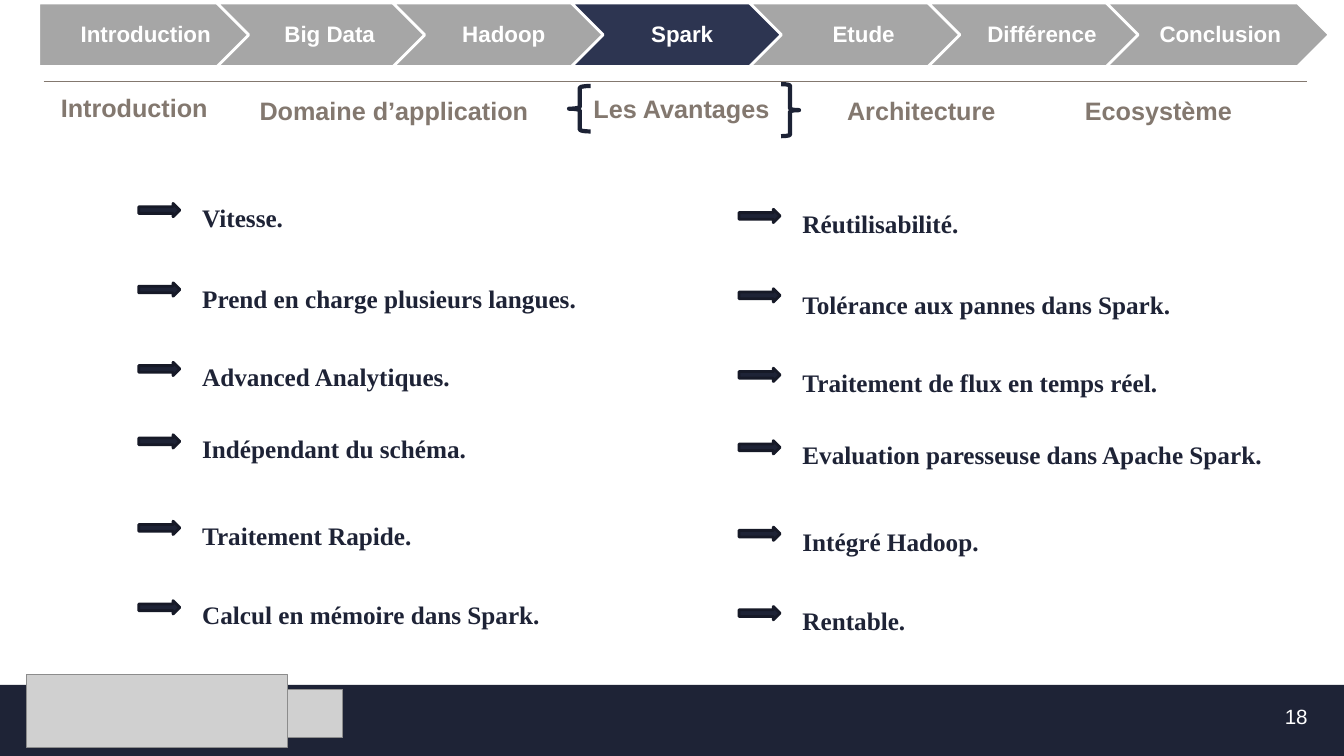
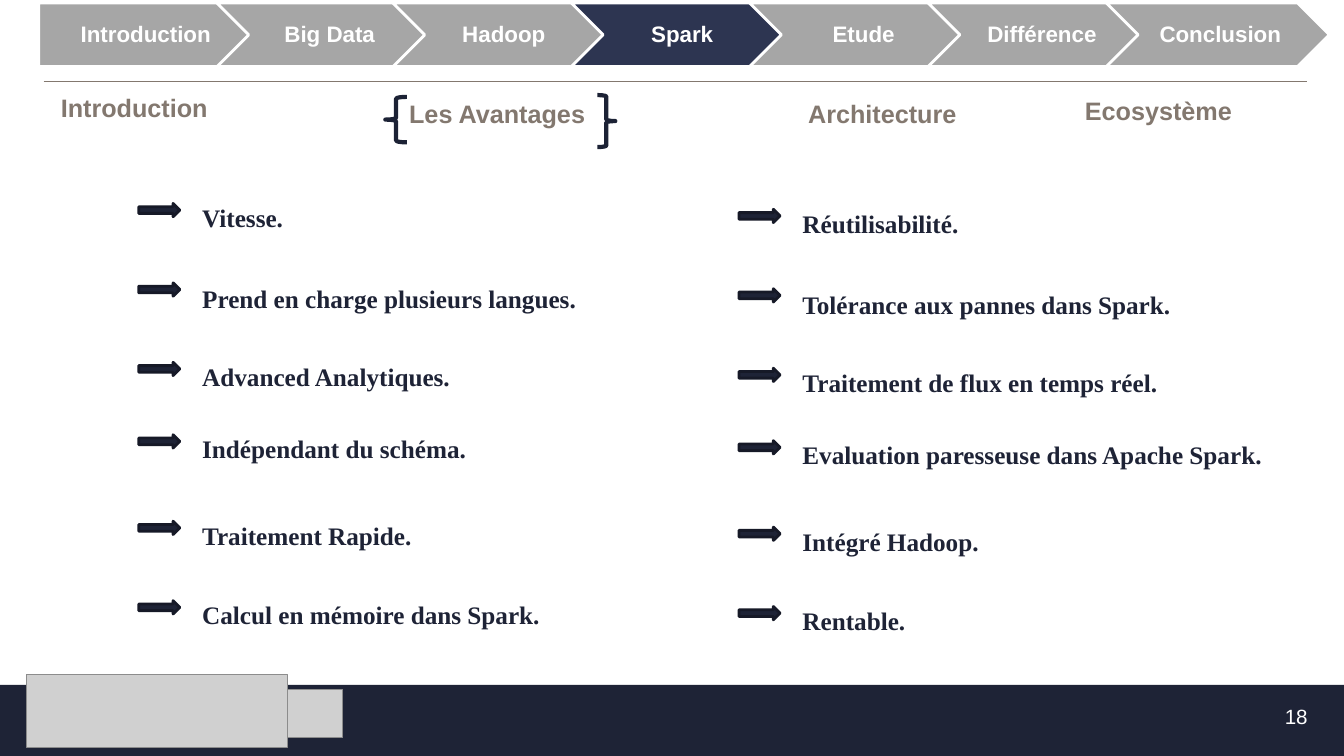
Before and after one commit to MF-13/E-Learning_Platforme, a slide deck: slide 18 of SFE/Présentation_SFE.pptx. Drawn at 1344x756 pixels with LibreOffice and Linux fonts; fonts in the diff are those of the drawing; grey boxes stand for pictures; background and template pictures are left out. Boxes give left, top, right and bottom in pixels: in the first picture for what was removed or moved away, otherwise in the second. Text is boxed around its words. In the diff, an @@ line names an element or a change of style, - is before the commit and + after.

```diff
--- a/SFE/Présentation_SFE.pptx
+++ b/SFE/Présentation_SFE.pptx
@@ text removed at (x1=260, y1=102, x2=528, y2=125) @@
-Domaine d’application
@@ left brace moved from (x1=570, y1=86, x2=591, y2=131) to (x1=385, y1=97, x2=406, y2=142) @@
@@ text "Les Avantages" moved from (x1=593, y1=100, x2=769, y2=123) to (x1=409, y1=105, x2=585, y2=129) @@
@@ right brace moved from (x1=781, y1=84, x2=800, y2=136) to (x1=598, y1=95, x2=616, y2=147) @@
@@ text "Architecture" moved from (x1=847, y1=102, x2=995, y2=120) to (x1=808, y1=105, x2=956, y2=123) @@
```
Also in this commit, not shown: 16 other slides changed, 1 slide added, 1 slide removed.
